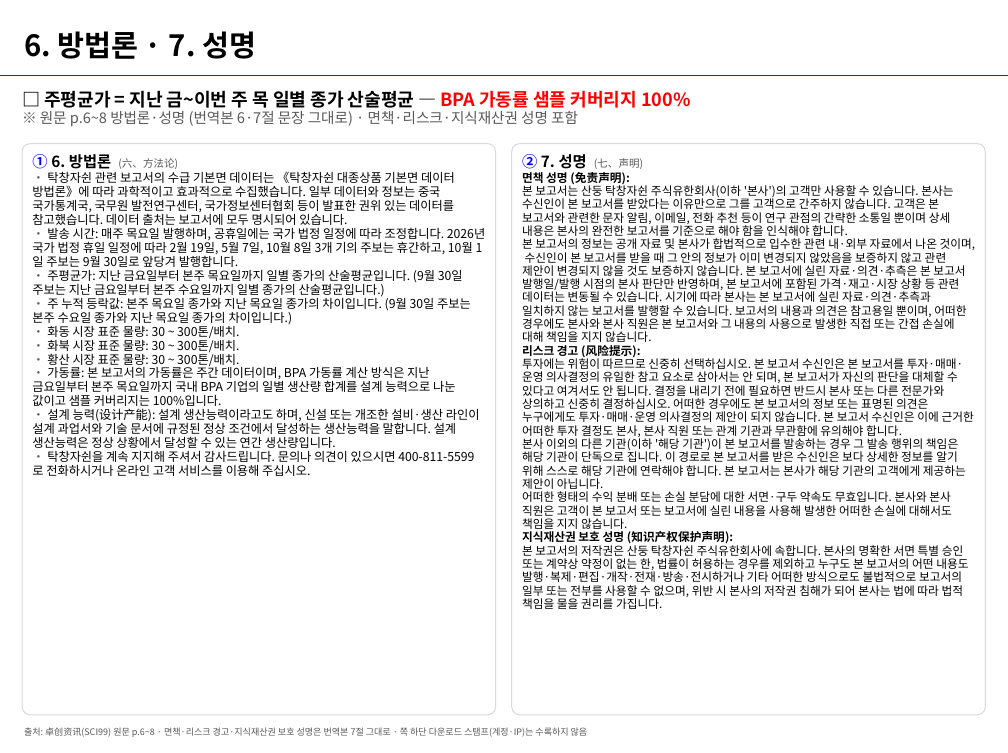
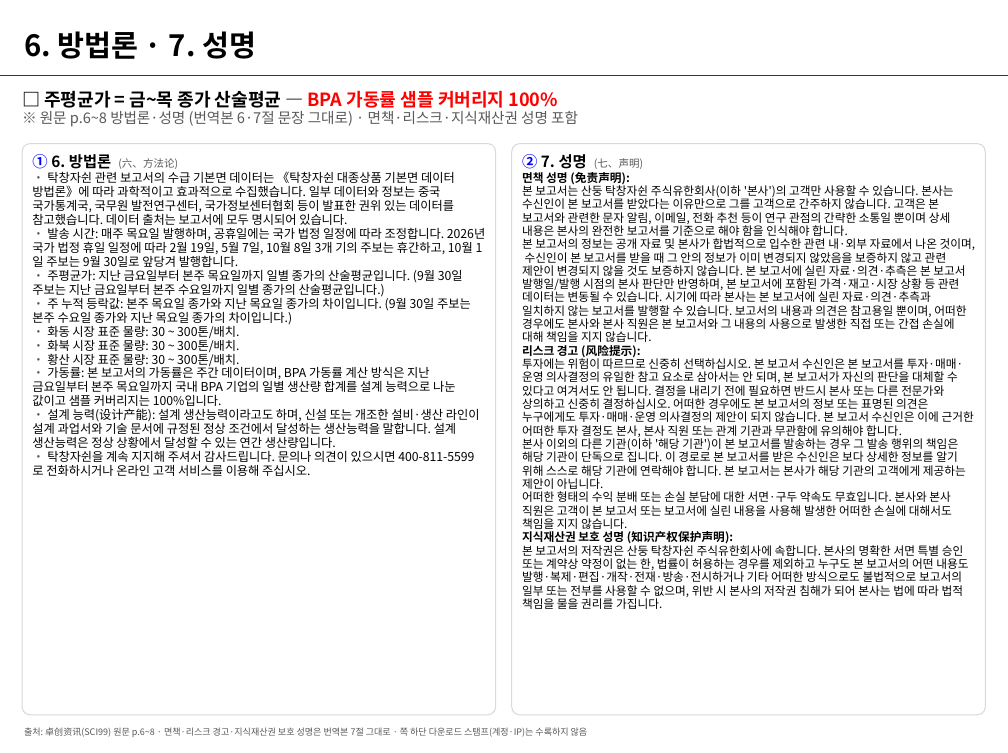
Before and after one commit to jskimlam/chem99-report, a slide deck: slide 13 of archive/2026-W47/chem99레포트_BPA_20261120_전체_S01-S14.pptx. Drawn at 1008x753 pixels with LibreOffice and Linux fonts; fonts in the diff are those of the drawing; background and template pictures are left out. Boxes give left, top, right and bottom in pixels: in the first picture for what was removed or moved away, otherwise in the second. Text is boxed around its words. In the diff, an @@ line names an element or a change of style, - is before the commit and + after.

```diff
--- a/archive/2026-W47/chem99레포트_BPA_20261120_전체_S01-S14.pptx
+++ b/archive/2026-W47/chem99레포트_BPA_20261120_전체_S01-S14.pptx
@@ text at [44, 90, 558, 108]: text changed @@
-□ 주평균가 = 지난 금~이번 주 목 일별 종가 산술평균 — BPA 가동률 샘플 커버리지 100%
+□ 주평균가 = 금~목 종가 산술평균 — BPA 가동률 샘플 커버리지 100%
```
Also in this commit, not shown: 4 other slides changed, 9 other files.
